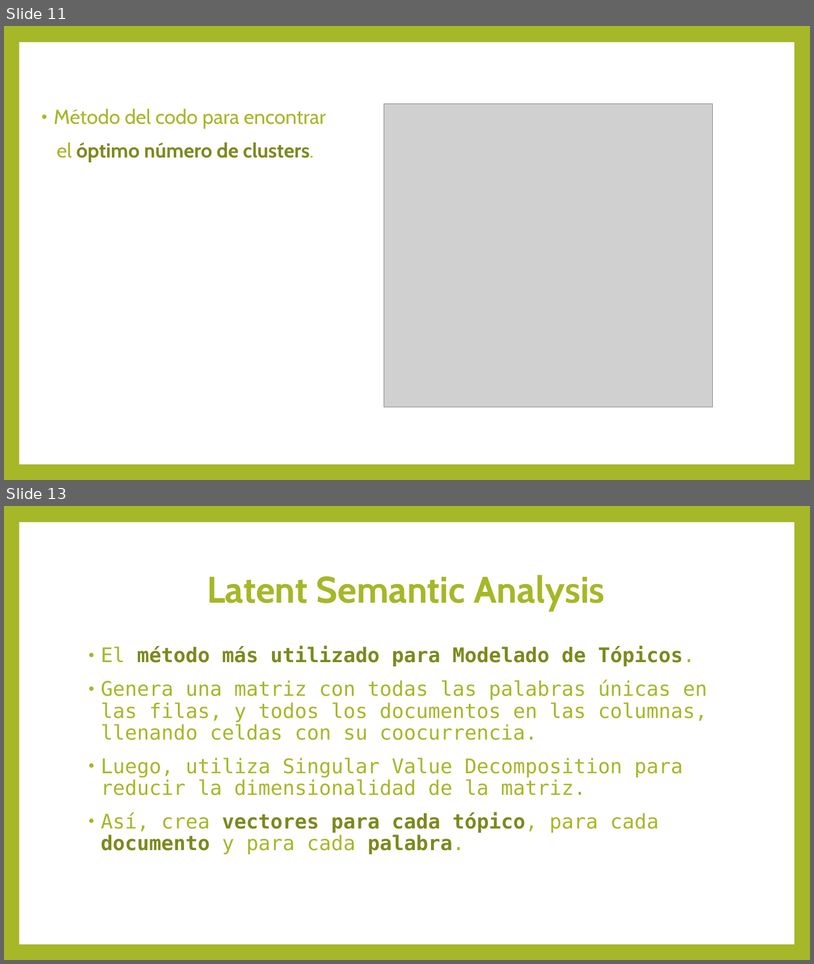
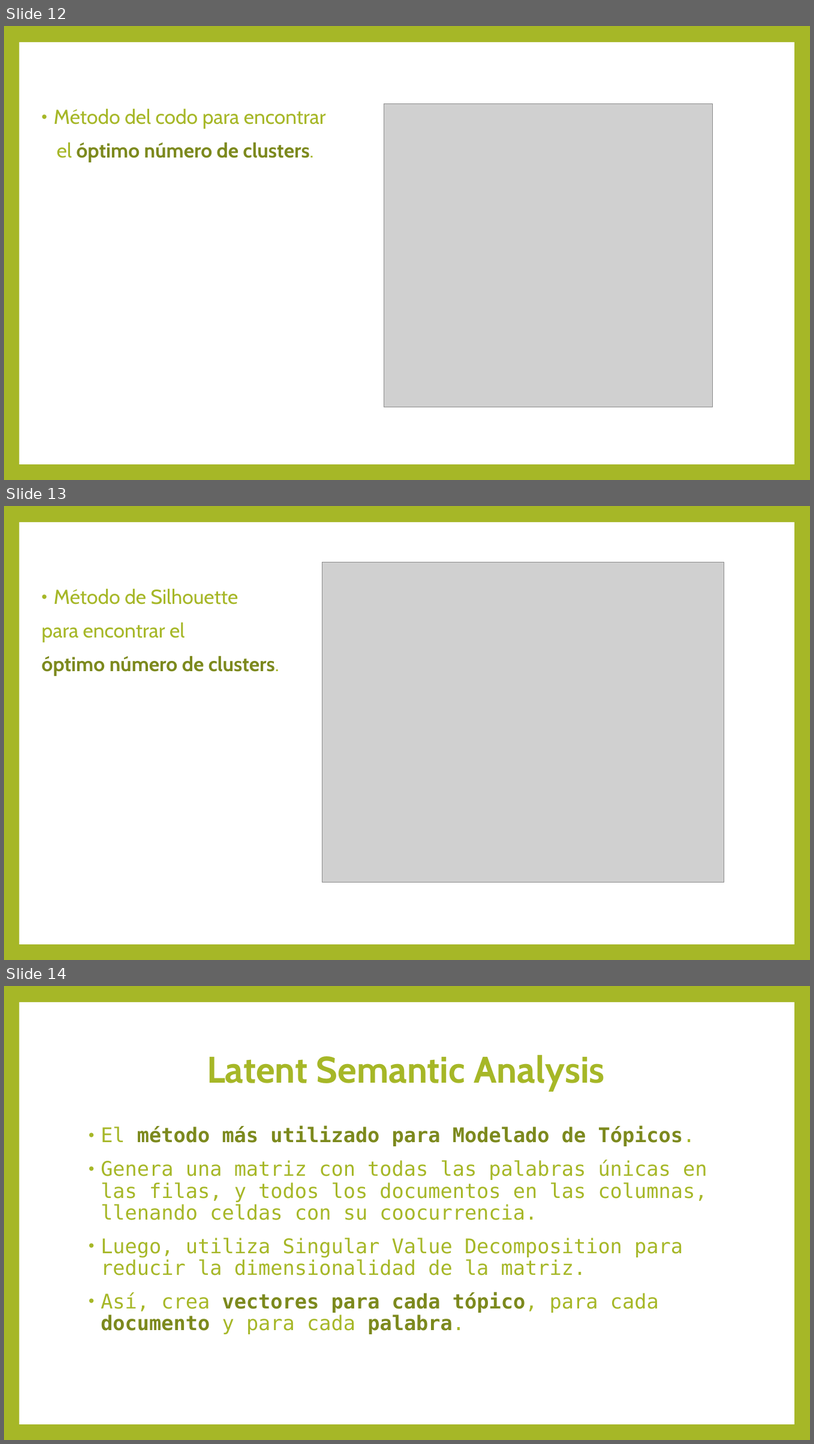
Before and after one commit to felipeaguirre66/PoliticsNLP, a slide deck: Summarization/presentacion_summarization.pptx. Shown one above the other, each under a label of ours: slides 11 and 13 before the commit, slides 12, 13 and 14 after it; the slides between them are not shown. The pictures are 814x964 and 814x1444 pixels, drawn with LibreOffice and Linux fonts; fonts in the diff are those of the drawing; grey boxes stand for pictures. Boxes give left, top, right and bottom in pixels: in the first picture for what was removed or moved away, otherwise in the second. Text is boxed around its words. In the diff, an @@ line names an element or a change of style, - is before the commit and + after.

```diff
--- a/Summarization/presentacion_summarization.pptx
+++ b/Summarization/presentacion_summarization.pptx
@@ slide 13 added at [4, 506, 810, 960], background #A6B727; not listed: 1 template element that a slide beside it also shows @@
@@ picture added at [322, 562, 725, 882] @@
@@ text added at [42, 588, 279, 676], 24 pt, text #A6B727 @@
+• Método de Silhouette
+para encontrar el
+óptimo número de clusters.
@@ what was slide 11 is now slide 12 @@
@@ what was slide 13 is now slide 14 @@
```
Also in this commit, not shown: 66 other slides added, 4 other files.
